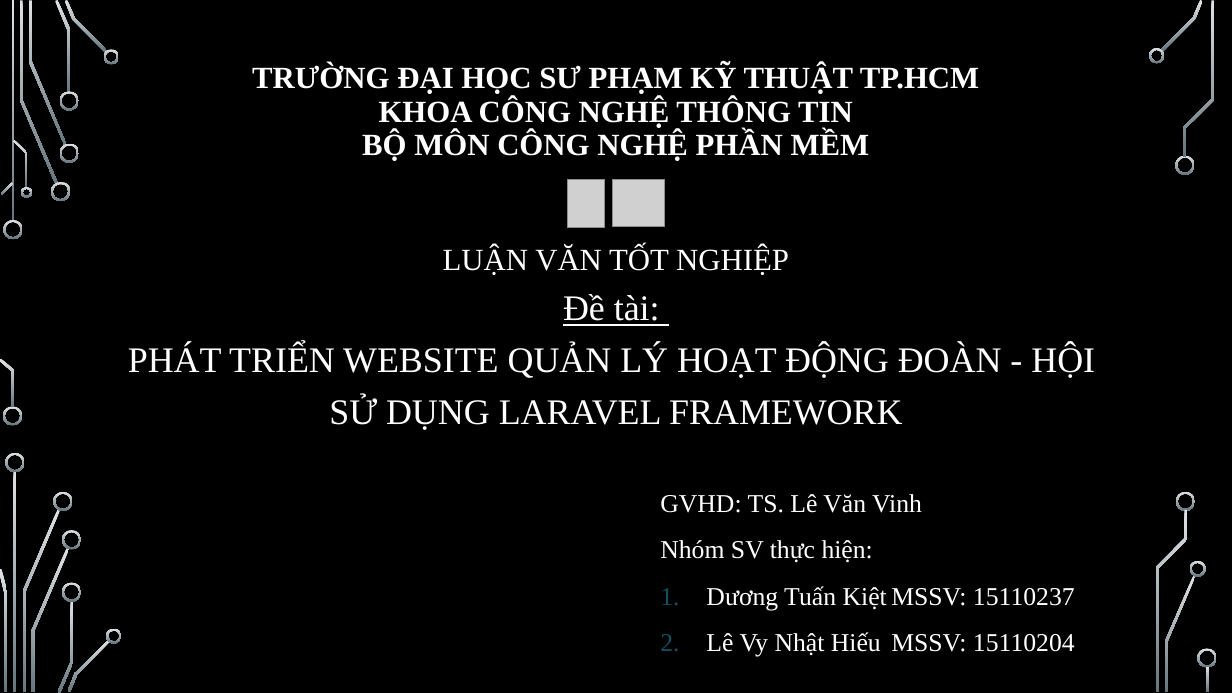
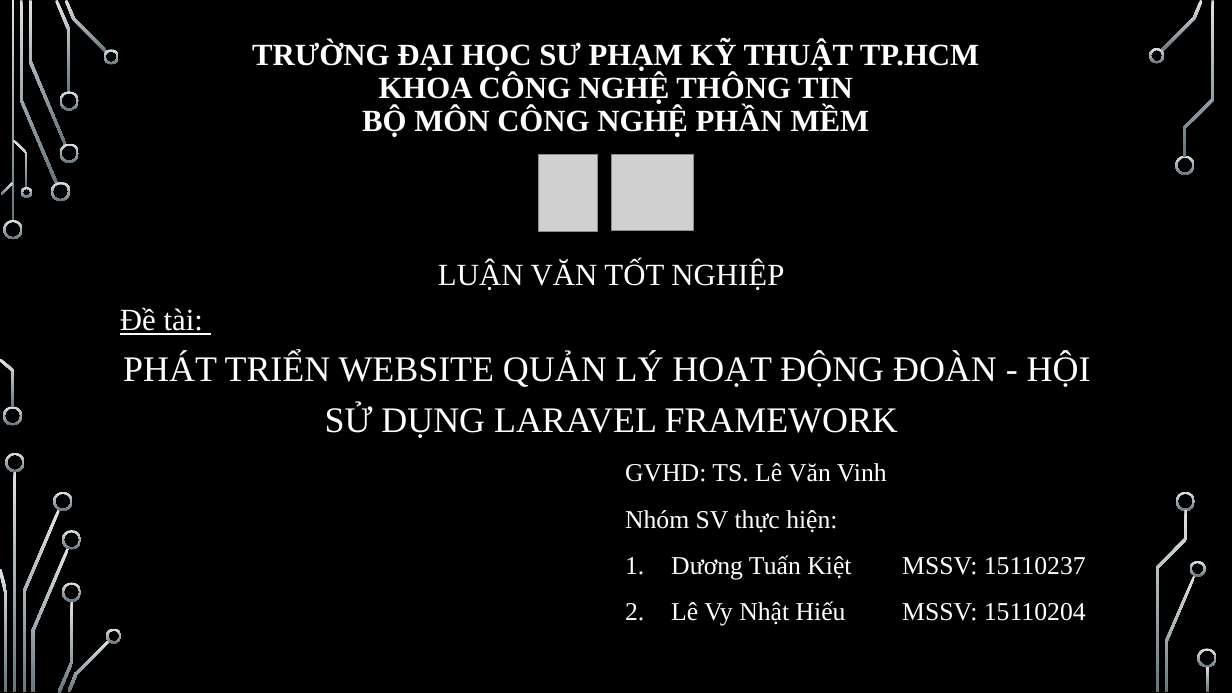
Before and after one commit to kiet1022/DoanHoiIT, a slide deck: slide 1 of FileBC/SlideBaoCaoVer2NotComplete.pptx. Drawn at 1232x693 pixels with LibreOffice and Linux fonts; fonts in the diff are those of the drawing; grey boxes stand for pictures; background and template pictures are left out. Boxes give left, top, right and bottom in pixels: in the first picture for what was removed or moved away, otherwise in the second. Text is boxed around its words. In the diff, an @@ line names an element or a change of style, - is before the commit and + after.

Commit message:
update slide

```diff
--- a/FileBC/SlideBaoCaoVer2NotComplete.pptx
+++ b/FileBC/SlideBaoCaoVer2NotComplete.pptx
@@ title "TRƯỜNG ĐẠI HỌC SƯ PHẠM ..." moved from (x1=252, y1=64, x2=979, y2=161) to (x1=252, y1=41, x2=979, y2=137) @@
@@ picture resized from (x1=567, y1=179, x2=604, y2=227) to (x1=539, y1=154, x2=598, y2=231) @@
@@ picture resized from (x1=613, y1=179, x2=665, y2=226) to (x1=611, y1=154, x2=693, y2=230) @@
@@ text "LUẬN VĂN TỐT NGHIỆP" moved from (x1=128, y1=246, x2=1095, y2=430) to (x1=120, y1=262, x2=1091, y2=438) @@
@@ text at (x1=120, y1=307, x2=203, y2=335): size 28 to 24 pt in "Đề tài:"; alignment centre to left @@
@@ text "GVHD: TS. Lê Văn Vinh" moved from (x1=660, y1=494, x2=1075, y2=656) to (x1=625, y1=463, x2=1086, y2=626) @@
@@ text at (x1=625, y1=555, x2=1086, y2=626): text changed @@
-1. Dương Tuấn Kiệt MSSV: 15110237
-2. Lê Vy Nhật Hiếu MSSV: 15110204
+1. Dương Tuấn Kiệt MSSV: 15110237
+2. Lê Vy Nhật Hiếu MSSV: 15110204
```
Also in this commit, not shown: 11 other slides changed, 5 slides added, 7 slides removed.
